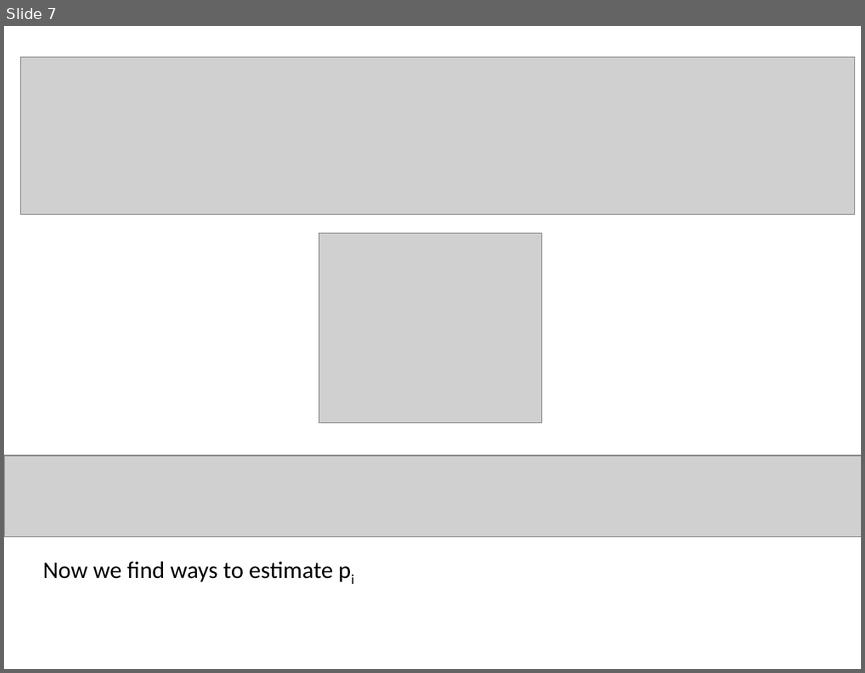
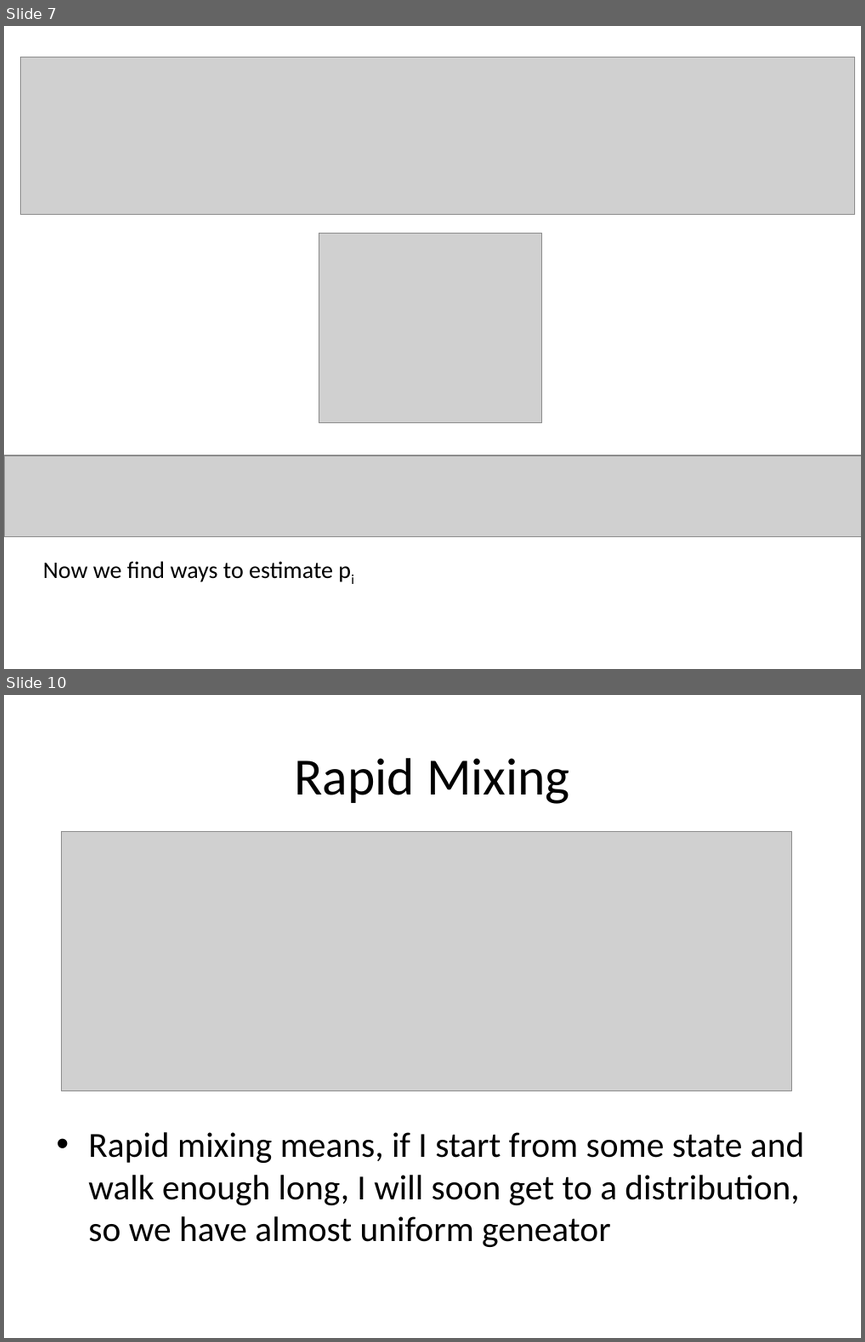
Before and after one commit to cloudygoose/homework_projects, a slide deck: approximate counting/approximate counting and sampling.pptx. Shown one above the other, each under a label of ours: slide 7 before the commit, slides 7 and 10 after it; the slides between them are not shown. The pictures are 865x673 and 865x1342 pixels, drawn with LibreOffice and Linux fonts; fonts in the diff are those of the drawing; grey boxes stand for pictures. Boxes give left, top, right and bottom in pixels: in the first picture for what was removed or moved away, otherwise in the second. Text is boxed around its words. In the diff, an @@ line names an element or a change of style, - is before the commit and + after.

```diff
--- a/approximate counting/approximate counting and sampling.pptx
+++ b/approximate counting/approximate counting and sampling.pptx
@@ slide 10 added at box(4, 695, 861, 1338), background #FFFFFF @@
@@ title added at box(294, 758, 570, 804), 44 pt, text #000000 @@
+Rapid Mixing
@@ picture added at box(62, 831, 791, 1090) @@
@@ text added at box(88, 1132, 804, 1247), 29.6 pt, text #000000 @@
+• Rapid mixing means, if I start from some state and walk enough long, I will soon get to a distribution, so we have almost uniform geneator
```
Also in this commit, not shown: 1 slide changed, 2 other slides added.
